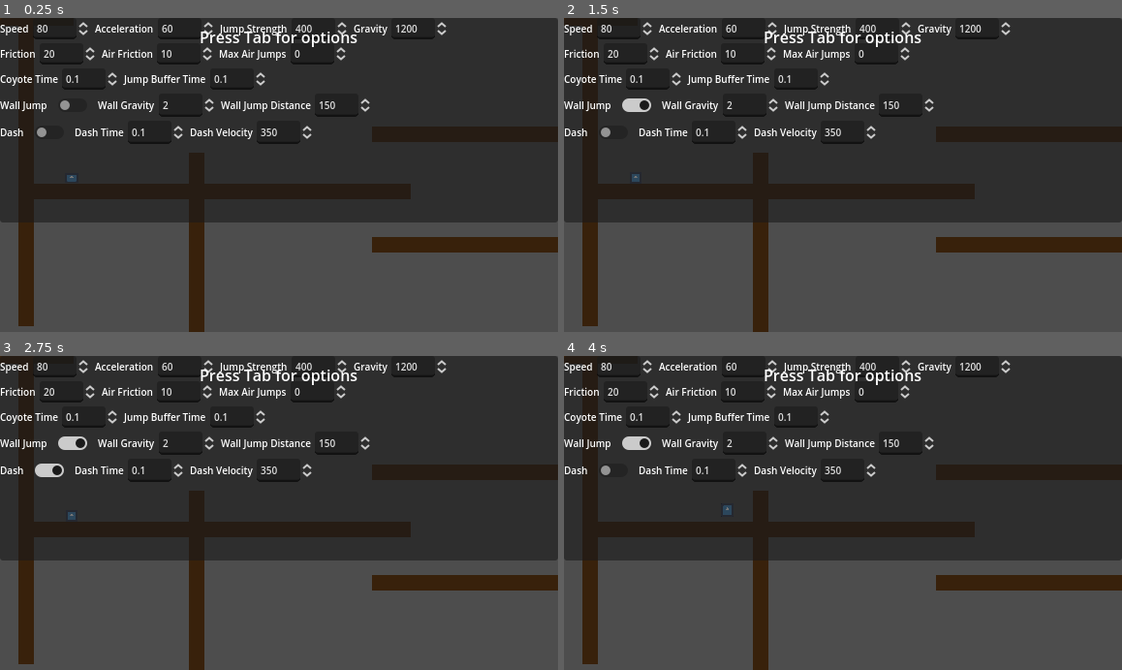
Above: before the commit, frames 1-4 (two rows, left to right).
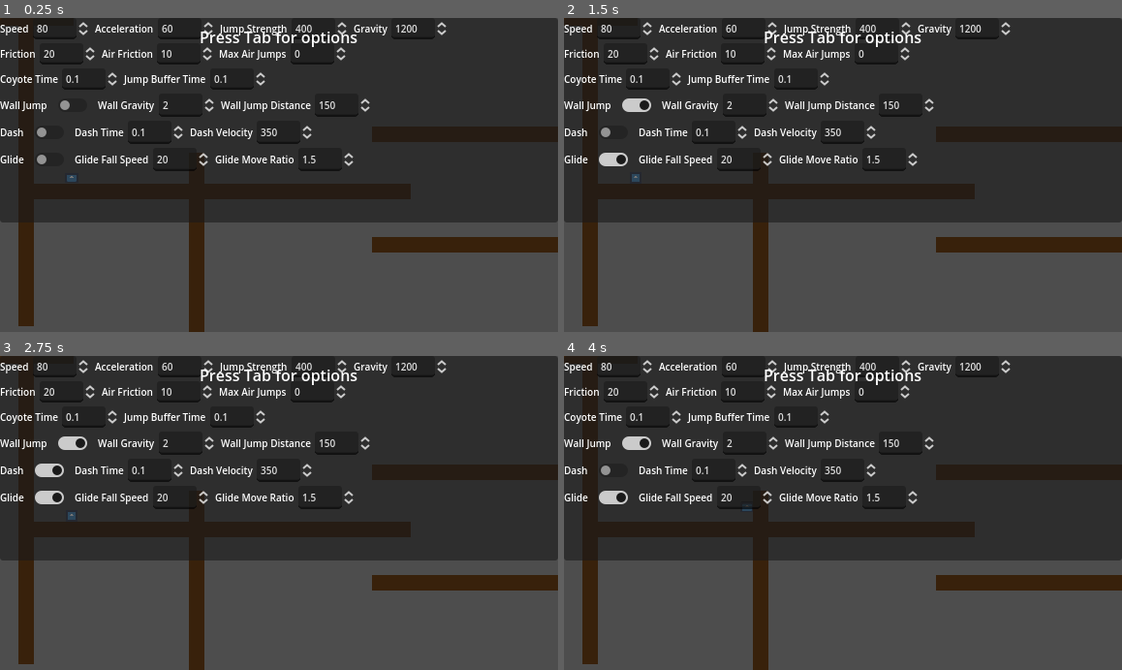
Above: after the commit, the same moments.

Repository: greatmomo/Advanced-Character-Controller
Game: Godot game, scene res://world.tscn
Same seed, same stepped clock (60 frames per second), same inputs: the game is played once before the commit and once after it. The engine's default icon, where the game draws it, is replaced by a stand-in: a white triangle on a blue panel in a dark square.
Inputs (mouse positions are in pixels of both pictures, inside the frame that each line leads up to):
- Up to frame 1 (0.25 s): no input
- Up to frame 2 (1.5 s): click (614, 159) at 0.52 s; click (636, 105) at 1.25 s
- Up to frame 3 (2.75 s): click (50, 469) at 2 s
- Up to frame 4 (4 s): tap Enter at 2.75 s; hold Space (jump) 2.78-3.53 s; hold D (move_right) from 2.78 s (still down); tap Ctrl (dash) at 3.6 s; tap Space (jump) at 3.77, 3.8 s

The runs differ from the first frame. In frame 1, 0.7% of the frame differs, in the area x 0-64%, y 42-49%; in frame 2, 0.8%; in frame 3, 0.8%; in frame 4, 0.9%, in the area x 0-64%, y 42-51%.

Commit message:
glide options and bugfix

Diff:
--- a/Player/Air.gd
+++ b/Player/Air.gd
@@ -44,7 +44,8 @@
 	# glide if available
 	if Input.is_action_pressed("jump") and (player.used_air_jumps == player.max_air_jumps) and player.can_glide:
 		player.velocity.y = clampf(player.velocity.y, -999999.9, player.glide_fall_speed)
-		player.velocity.x *= player.glide_speed_adjust
+		if not is_zero_approx(player.get_input_direction()):
+			player.velocity.x *= player.glide_speed_adjust
 
 	if Input.is_action_just_pressed("dash") and player.can_dash:
 		state_machine.transition_to("Dash")
--- a/world.gd
+++ b/world.gd
@@ -20,6 +20,9 @@
 @onready var dash_velocity = $UI/UIContainer/PanelContainer/VBoxContainer/Dash/HBoxContainer3/DashVelocity
 @onready var coyote_time = $"UI/UIContainer/PanelContainer/VBoxContainer/Advanced Jumps/HBoxContainer/CoyoteTime"
 @onready var jump_buffer_time = $"UI/UIContainer/PanelContainer/VBoxContainer/Advanced Jumps/HBoxContainer3/JumpBufferTime"
+@onready var glide = $UI/UIContainer/PanelContainer/VBoxContainer/Glide/HBoxContainer/Glide
+@onready var glide_fall_speed = $UI/UIContainer/PanelContainer/VBoxContainer/Glide/HBoxContainer2/GlideFallSpeed
+@onready var glide_speed_adjust = $UI/UIContainer/PanelContainer/VBoxContainer/Glide/HBoxContainer3/GlideSpeedAdjust
 
 func _unhandled_key_input(event):
 	if event.is_action_pressed("show_ui"):
@@ -80,3 +83,15 @@
 
 func _on_jump_buffer_time_value_changed(value):
 	player.jump_buffer_time = jump_buffer_time.get_value()
+
+func _on_glide_pressed():
+	if glide.is_pressed():
+		player.can_glide = true
+	else:
+		player.can_glide = false
+
+func _on_glide_fall_speed_value_changed(value):
+	player.glide_fall_speed = glide_fall_speed.get_value()
+
+func _on_glide_speed_adjust_value_changed(value):
+	player.glide_speed_adjust = glide_speed_adjust.get_value()
--- a/world.tscn
+++ b/world.tscn
@@ -301,6 +301,50 @@
 max_value = 1000.0
 step = 10.0
 value = 350.0
+
+[node name="Glide" type="HBoxContainer" parent="UI/UIContainer/PanelContainer/VBoxContainer"]
+layout_mode = 2
+
+[node name="HBoxContainer" type="HBoxContainer" parent="UI/UIContainer/PanelContainer/VBoxContainer/Glide"]
+layout_mode = 2
+
+[node name="GlideLabel" type="Label" parent="UI/UIContainer/PanelContainer/VBoxContainer/Glide/HBoxContainer"]
+layout_mode = 2
+theme = ExtResource("4_ixx57")
+text = "Glide"
+
+[node name="Glide" type="CheckButton" parent="UI/UIContainer/PanelContainer/VBoxContainer/Glide/HBoxContainer"]
+layout_mode = 2
+theme_override_styles/focus = SubResource("StyleBoxEmpty_e7cka")
+
+[node name="HBoxContainer2" type="HBoxContainer" parent="UI/UIContainer/PanelContainer/VBoxContainer/Glide"]
+layout_mode = 2
+
+[node name="GlideFallSpeedLabel" type="Label" parent="UI/UIContainer/PanelContainer/VBoxContainer/Glide/HBoxContainer2"]
+layout_mode = 2
+theme = ExtResource("4_ixx57")
+text = "Glide Fall Speed"
+
+[node name="GlideFallSpeed" type="SpinBox" parent="UI/UIContainer/PanelContainer/VBoxContainer/Glide/HBoxContainer2"]
+layout_mode = 2
+theme = ExtResource("4_ixx57")
+value = 20.0
+
+[node name="HBoxContainer3" type="HBoxContainer" parent="UI/UIContainer/PanelContainer/VBoxContainer/Glide"]
+layout_mode = 2
+
+[node name="GlideSpeedAdjustLabel" type="Label" parent="UI/UIContainer/PanelContainer/VBoxContainer/Glide/HBoxContainer3"]
+layout_mode = 2
+theme = ExtResource("4_ixx57")
+text = "Glide Move Ratio"
+
+[node name="GlideSpeedAdjust" type="SpinBox" parent="UI/UIContainer/PanelContainer/VBoxContainer/Glide/HBoxContainer3"]
+layout_mode = 2
+theme = ExtResource("4_ixx57")
+min_value = 0.1
+max_value = 5.0
+step = 0.1
+value = 1.5
 
 [node name="InfoTextContainer" type="MarginContainer" parent="UI"]
 anchors_preset = 5
@@ -330,3 +374,6 @@
 [connection signal="pressed" from="UI/UIContainer/PanelContainer/VBoxContainer/Dash/HBoxContainer/Dash" to="." method="_on_dash_pressed"]
 [connection signal="value_changed" from="UI/UIContainer/PanelContainer/VBoxContainer/Dash/HBoxContainer2/DashTime" to="." method="_on_dash_time_value_changed"]
 [connection signal="value_changed" from="UI/UIContainer/PanelContainer/VBoxContainer/Dash/HBoxContainer3/DashVelocity" to="." method="_on_dash_velocity_value_changed"]
+[connection signal="pressed" from="UI/UIContainer/PanelContainer/VBoxContainer/Glide/HBoxContainer/Glide" to="." method="_on_glide_pressed"]
+[connection signal="value_changed" from="UI/UIContainer/PanelContainer/VBoxContainer/Glide/HBoxContainer2/GlideFallSpeed" to="." method="_on_glide_fall_speed_value_changed"]
+[connection signal="value_changed" from="UI/UIContainer/PanelContainer/VBoxContainer/Glide/HBoxContainer3/GlideSpeedAdjust" to="." method="_on_glide_speed_adjust_value_changed"]
